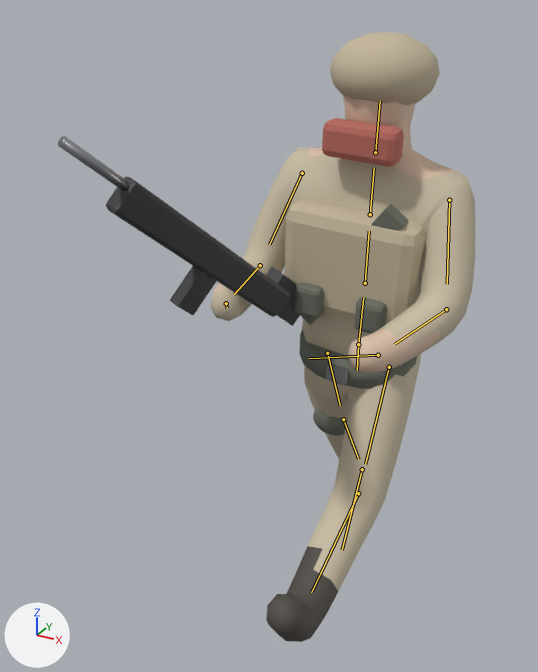
A saved change to the glTF model models/units/shadow_inf.glb.
One viewpoint serves both versions: a 50 mm lens placed at (0.97, -2.48, 2.43), pointed at (-0.22, -0.32, 1.35). The axes (+X, +Y, +Z) are drawn at lower left. The lights are the same throughout. The picture after the commit comes second. Both versions are drawn at frame 14 of the action 'Walk'; the numbers are the values there. The bones that change, and the others that lie on the model, are drawn over the model as lines.

Names of what the first picture shows: 'Bandolier', 'Barrel', 'Belt', 'Body', 'Buckle', 'KneeR', 'Mag', 'Pouch', 'Pouch.001', 'Rifle', 'Scarf', 'Stock', 'Turban', 'Vest'.
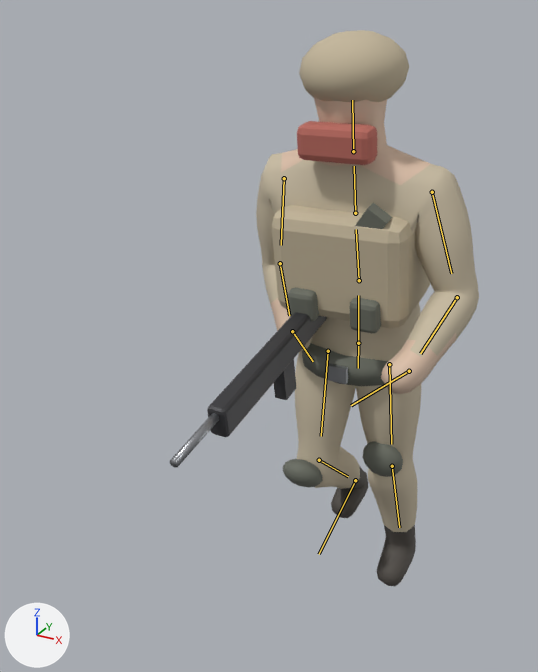
Location of each change, [x1, y1, x2, y2] in pixels of the pictures (538 x 672 px):
'Body', posed (16% narrower, 11% shorter)
    before: [210, 95, 475, 642]
    after: [256, 97, 479, 586]
'Vest', posed
    before: [284, 201, 426, 324]
    after: [272, 205, 430, 328]
'Rifle', posed
    before: [106, 177, 290, 317]
    after: [207, 312, 327, 437]
'Turban', posed
    before: [330, 32, 440, 105]
    after: [299, 30, 409, 103]
'Scarf', posed (10% shorter)
    before: [322, 118, 404, 167]
    after: [297, 121, 377, 165]
'Belt', posed
    before: [299, 329, 417, 389]
    after: [302, 343, 389, 386]
'Mag', posed (52% narrower, 16% shorter)
    before: [170, 266, 217, 315]
    after: [274, 359, 296, 400]
'Barrel', posed (31% narrower)
    before: [58, 136, 129, 190]
    after: [170, 413, 219, 468]
'KneeR', posed
    before: [313, 410, 347, 436]
    after: [283, 459, 323, 488]
'Pouch.001', posed
    before: [354, 298, 387, 334]
    after: [350, 298, 381, 334]
'Pouch', posed
    before: [294, 282, 324, 318]
    after: [288, 287, 319, 322]
'KneeL', posed (not visible before)
    after: [362, 441, 403, 477]
'Bandolier', posed
    before: [300, 204, 409, 325]
    after: [355, 202, 392, 229]
'Buckle', posed (8% shorter)
    before: [326, 362, 348, 385]
    after: [326, 363, 348, 384]
bone 'root', root to tip
    before: (358, 344) to (357, 370)
    after: (358, 343) to (358, 368)
bone 'spine', root to tip
    before: (358, 344) to (363, 297)
    after: (358, 343) to (358, 295)
bone 'chest', root to tip
    before: (365, 283) to (369, 231)
    after: (359, 280) to (356, 229)
bone 'head', root to tip
    before: (375, 152) to (380, 101)
    after: (353, 151) to (352, 100)
bone 'upperarm.L', root to tip
    before: (449, 200) to (447, 284)
    after: (432, 192) to (451, 273)
bone 'upperarm.R', root to tip
    before: (302, 173) to (269, 244)
    after: (284, 178) to (281, 245)
bone 'forearm.R', root to tip
    before: (260, 265) to (234, 294)
    after: (280, 263) to (289, 315)
bone 'thigh.L', root to tip
    before: (389, 367) to (365, 464)
    after: (389, 364) to (391, 444)
bone 'shin.L', root to tip
    before: (358, 493) to (311, 592)
    after: (392, 466) to (399, 527)
bone 'thigh.R', root to tip
    before: (327, 353) to (340, 405)
    after: (328, 351) to (321, 436)
bone 'shin.R', root to tip
    before: (343, 419) to (358, 459)
    after: (319, 460) to (348, 476)
bone 'foot.R', root to tip
    before: (362, 469) to (342, 550)
    after: (355, 480) to (319, 554)

What the commit changed:
Bone 'root' (bone_root) moves from (0.0, 0.0, 0.002) to (0.0, -0.007, 0.0).
Bone 'root' (bone_root) turns from (0, 0, 0) to (3, 2, -1) degrees about its own x, y and z.
Bone 'spine' (bone_spine) turns from (5, 0, -4) to (4, 1, 0) degrees about its own x, y and z.
Bone 'chest' (bone_chest) turns from (0, 0, 0) to (2, 1, 0) degrees about its own x, y and z.
Bone 'head' (bone_head) turns from (0, 0, 0) to (-1, -1, 0) degrees about its own x, y and z.
Bone 'upperarm.L' (bone_upperarm_l) turns from (-20, 0, -5) to (-1, 0, 0) degrees about its own x, y and z.
Bone 'upperarm.R' (bone_upperarm_r) turns from (-25, 0, 10) to (1, 0, 0) degrees about its own x, y and z.
Bone 'forearm.R' (bone_forearm_r) turns from (-30, 0, 0) to (0, 0, 0) degrees about its own x, y and z.
Bone 'thigh.L' (bone_thigh_l) turns from (-31, 0, 0) to (6, 0, 0) degrees about its own x, y and z.
Bone 'shin.L' (bone_shin_l) turns from (-39, 0, 0) to (5, 0, 0) degrees about its own x, y and z.
Bone 'thigh.R' (bone_thigh_r) turns from (31, 0, 0) to (-6, 0, 0) degrees about its own x, y and z.
Bone 'shin.R' (bone_shin_r) turns from (0, 0, 0) to (49, 0, -1) degrees about its own x, y and z.
Bone 'foot.R' (bone_foot_r) turns from (10, 0, 0) to (-44, 0, 0) degrees about its own x, y and z.
